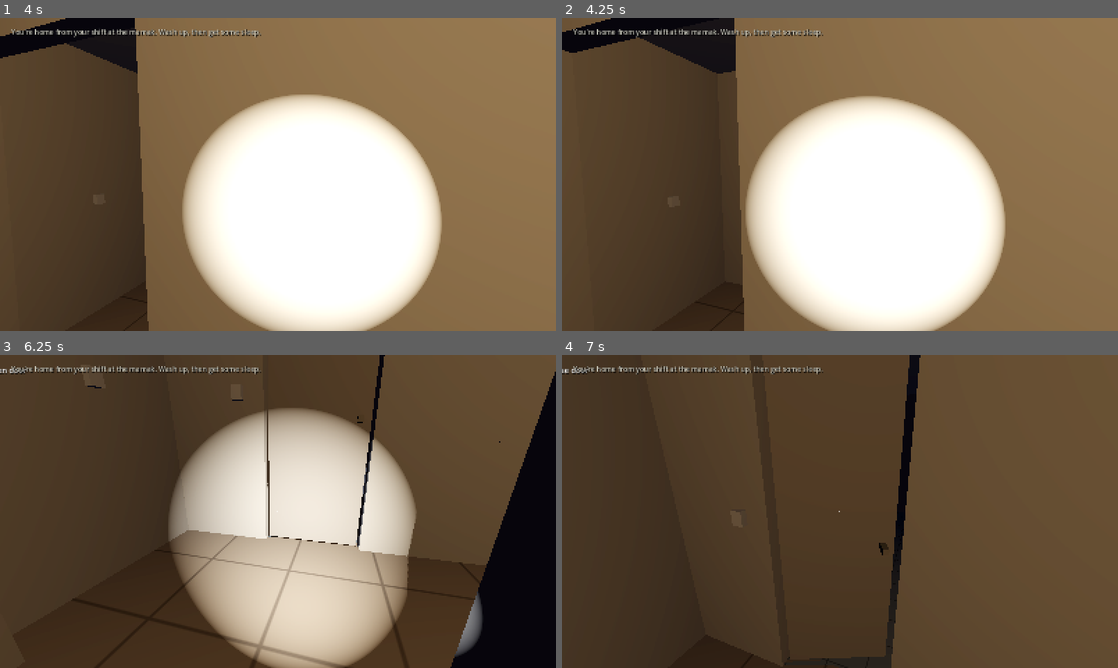
Above: before the commit, frames 1-4 (two rows, left to right).
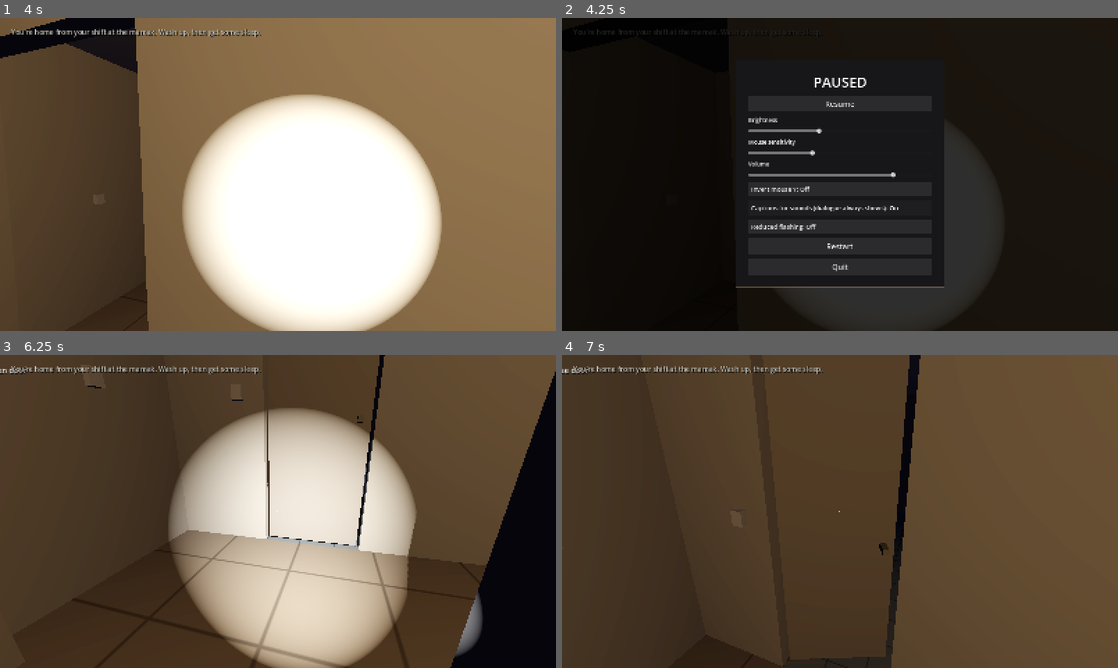
Above: after the commit, the same moments.

Repository: chengboonrong/the-condo
Game: Godot game, scene res://scenes/main.tscn
The game is run twice, just before and just after one commit, with the same random seed, the same clock (stepped at 60 frames per second) and the same inputs.
Inputs (mouse positions are in pixels of both pictures, inside the frame that each line leads up to):
- Up to frame 1 (4 s): tap Enter at 0.5 s; move the mouse to (400, 158) at 0.52 s; hold D (move_right) 0.53-1.28 s; hold E (interact) 0.53-1.28 s; click (400, 158) at 0.67 s; move the mouse to (250, 174) at 1.27 s; hold W (move_forward) from 1.28 s (still down); tap C (crouch) at 1.35 s; click (250, 174) at 1.42 s; tap E (interact) at 1.55, 2.3, 2.85, 3.8 s; move the mouse to (289, 168) at 2.02 s; hold F (flashlight) 2.03-2.78 s; click (289, 168) at 2.17 s; move the mouse to (272, 180) at 2.77 s; click (272, 180) at 2.92 s; move the mouse to (316, 177) at 3.52 s; hold Shift (sprint) from 3.53 s (still down); click (316, 177) at 3.67 s
- Up to frame 2 (4.25 s): keep holding W (move_forward); keep holding Shift (sprint); tap Escape (pause) at 4.15 s
- Up to frame 3 (6.25 s): release W (move_forward) at 4.25 s; release Shift (sprint) at 4.25 s; click (278, 439) at 4.25 s, where only the run after the commit has a clickable "Resume"; tap Space at 5 s; move the mouse to (233, 508) at 5.02 s; hold W (move_forward) from 5.03 s (still down); tap E (interact) at 5.1, 6.05 s; click (233, 508) at 5.17 s; move the mouse to (283, 511) at 5.77 s; hold C (crouch) from 5.78 s (still down); click (283, 511) at 5.92 s
- Up to frame 4 (7 s): move the mouse to (817, 505) at 6.52 s; release W (move_forward) at 6.53 s; release C (crouch) at 6.53 s; hold D (move_right) from 6.53 s (still down); tap F (flashlight) at 6.6 s; click (817, 505) at 6.67 s; tap E (interact) at 6.8 s

Frame 1 is identical in both runs. In frame 2, 97% of the frame differs, in the area x 0-100%, y 0-100%; in frame 3, 0.2%; in frame 4, less than 0.1%.

Commit message:
feat(ui): pause menu with the settings
Esc, a lost pointer lock (web) or losing window focus pauses the whole tree and
shows resume, brightness, mouse sensitivity, volume, invert Y, sound captions,
reduced flashing, restart and quit (not on the web). Options say their state in
words. Tests run on default settings in their own file, never the player's.

Co-Authored-By: Claude Opus 5.5 <noreply@anthropic.com>

Diff:
--- a/scripts/core/settings.gd
+++ b/scripts/core/settings.gd
@@ -14,11 +14,12 @@
 }
 
 var values: Dictionary = DEFAULTS.duplicate()
+var path := PATH  # the test runner points this elsewhere
 
 
 func _ready() -> void:
 	var cfg := ConfigFile.new()
-	if cfg.load(PATH) == OK:
+	if cfg.load(path) == OK:
 		for key: String in DEFAULTS:
 			values[key] = cfg.get_value("settings", key, DEFAULTS[key])
 	_apply_volume()
@@ -35,7 +36,7 @@
 	var cfg := ConfigFile.new()
 	for k: String in values:
 		cfg.set_value("settings", k, values[k])
-	cfg.save(PATH)
+	cfg.save(path)
 
 
 func _apply_volume() -> void:
--- a/scripts/main.gd
+++ b/scripts/main.gd
@@ -10,6 +10,8 @@
 var builder: ApartmentBuilder
 var audio: AudioDirector
 var runtime: HorrorRuntime
+var pause: PauseMenu
+var _had_capture := false
 
 
 func _ready() -> void:
@@ -34,6 +36,9 @@
 	var overlay := DebugOverlay.new()
 	overlay.runtime = runtime
 	add_child(overlay)
+	pause = PauseMenu.new()
+	pause.name = "PauseMenu"
+	add_child(pause)
 	hud.bind(player)
 	hud.started.connect(_on_started)
 	EventBus.ending_reached.connect(_on_ending)
@@ -41,17 +46,25 @@
 
 func _physics_process(delta: float) -> void:
 	WorldState.set_player_room(ApartmentLayout.room_at(player.global_position, WorldState.variants))
-	# Time stands still on the start card, when paused (Esc or lost pointer lock) and after the ending;
-	# it keeps running while the player reads something.
+	# Time stands still on the start card and after the ending (and the pause menu pauses the whole
+	# tree); it keeps running while the player reads something.
 	if player.input_enabled or hud.is_inspecting():
 		runtime.step(delta)
 
 
 func _process(_delta: float) -> void:
-	# Browsers use Esc to leave pointer lock and Godot never sees the key, so on the web any lost capture
-	# pauses the player the way Esc does on desktop.
-	if OS.has_feature("web") and player.input_enabled and Input.mouse_mode != Input.MOUSE_MODE_CAPTURED and not hud.is_inspecting():
-		player.input_enabled = false
+	# Browsers use Esc to leave pointer lock and Godot never sees the key, so on the web a lost capture
+	# opens the pause menu. Only once capture was actually held: browsers grant it a moment after the click.
+	if Input.mouse_mode == Input.MOUSE_MODE_CAPTURED:
+		_had_capture = true
+	elif _had_capture and player.input_enabled and not pause.is_open():
+		_had_capture = false
+		pause.open()
+
+
+func _notification(what: int) -> void:
+	if what == NOTIFICATION_APPLICATION_FOCUS_OUT and player != null and player.input_enabled and not pause.is_open():
+		pause.open()
 
 
 func _on_started() -> void:
@@ -64,10 +77,9 @@
 
 
 func _unhandled_input(event: InputEvent) -> void:
-	# Esc frees the mouse, a click takes it back. The pause menu replaces this in Phase 6.
-	if event.is_action_pressed("pause") and Input.mouse_mode == Input.MOUSE_MODE_CAPTURED and not hud.is_inspecting():
-		Input.mouse_mode = Input.MOUSE_MODE_VISIBLE
-		player.input_enabled = false
-	elif event is InputEventMouseButton and event.pressed and Input.mouse_mode == Input.MOUSE_MODE_VISIBLE and player.interaction.enabled_input and not hud.is_inspecting() and WorldState.time > 0.1 and WorldState.ending == &"":
-		Input.mouse_mode = Input.MOUSE_MODE_CAPTURED
-		player.input_enabled = true
+	# The HUD sees input first: Esc while reading closes the note instead.
+	if event.is_action_pressed("pause") and player.input_enabled:
+		pause.open()
+		get_viewport().set_input_as_handled()
+	elif event is InputEventMouseButton and event.pressed and player.input_enabled and Input.mouse_mode != Input.MOUSE_MODE_CAPTURED:
+		Input.mouse_mode = Input.MOUSE_MODE_CAPTURED  # in case the browser refused the first request
--- /dev/null
+++ b/scripts/ui/pause_menu.gd
@@ -0,0 +1,127 @@
+class_name PauseMenu
+extends CanvasLayer
+## Esc (or a lost pointer lock on the web, or the window losing focus) pauses the whole tree and shows
+## this menu: resume, the settings, restart, quit. Everything else stops, including the simulation.
+
+signal resumed
+
+var _panel: Control
+var _quit: Button
+
+
+func _ready() -> void:
+	layer = 10
+	process_mode = Node.PROCESS_MODE_ALWAYS
+	_panel = ColorRect.new()
+	(_panel as ColorRect).color = Color(0, 0, 0, 0.82)
+	_panel.set_anchors_preset(Control.PRESET_FULL_RECT)
+	add_child(_panel)
+	var frame := PanelContainer.new()  # same look as the note panel
+	frame.set_anchors_preset(Control.PRESET_CENTER)
+	frame.position = Vector2(-300, -330)
+	var style := StyleBoxFlat.new()
+	style.bg_color = Color(0.09, 0.09, 0.1, 0.97)
+	style.set_content_margin_all(36)
+	style.border_color = Color(0.5, 0.45, 0.35, 0.6)
+	style.set_border_width_all(1)
+	frame.add_theme_stylebox_override("panel", style)
+	_panel.add_child(frame)
+	var box := VBoxContainer.new()
+	box.custom_minimum_size = Vector2(528, 0)
+	box.add_theme_constant_override("separation", 12)
+	frame.add_child(box)
+
+	var title := Label.new()
+	title.text = "PAUSED"
+	title.horizontal_alignment = HORIZONTAL_ALIGNMENT_CENTER
+	title.add_theme_font_size_override("font_size", 40)
+	box.add_child(title)
+	_button(box, "Resume", close)
+	_slider(box, "Brightness", "brightness", 0.5, 1.8, 0.05)
+	_slider(box, "Mouse sensitivity", "mouse_sensitivity", 0.0008, 0.006, 0.0002)
+	_slider(box, "Volume", "master_volume", 0.0, 1.0, 0.05)
+	_check(box, "Invert mouse Y", "invert_y")
+	_check(box, "Captions for sounds (dialogue always shows)", "subtitles")
+	_check(box, "Reduced flashing", "reduced_flashing")
+	_button(box, "Restart", func() -> void:
+		get_tree().paused = false
+		get_tree().reload_current_scene())
+	_quit = _button(box, "Quit", func() -> void: get_tree().quit())
+	_quit.visible = not OS.has_feature("web")  # a browser tab is closed, not quit
+	visible = false
+
+
+func is_open() -> bool:
+	return visible
+
+
+func open() -> void:
+	visible = true
+	get_tree().paused = true
+	Input.mouse_mode = Input.MOUSE_MODE_VISIBLE
+
+
+func close() -> void:
+	visible = false
+	get_tree().paused = false
+	Input.mouse_mode = Input.MOUSE_MODE_CAPTURED  # a click on Resume is the gesture browsers need
+	resumed.emit()
+
+
+func _unhandled_input(event: InputEvent) -> void:
+	if visible and event.is_action_pressed("pause"):
+		close()
+		get_viewport().set_input_as_handled()
+
+
+func _button(parent: Control, text: String, action: Callable) -> Button:
+	var b := Button.new()
+	b.text = text
+	b.add_theme_font_size_override("font_size", 22)
+	_style(b)
+	b.pressed.connect(action)
+	parent.add_child(b)
+	return b
+
+
+func _style(b: Button) -> void:
+	for state: String in ["normal", "hover", "pressed", "focus"]:
+		var st := StyleBoxFlat.new()
+		st.bg_color = {"normal": Color(0.17, 0.17, 0.18), "hover": Color(0.27, 0.25, 0.22), "pressed": Color(0.12, 0.12, 0.13), "focus": Color(0, 0, 0, 0)}[state]
+		st.set_content_margin_all(8)
+		if state == "focus":
+			st.border_color = Color(0.75, 0.65, 0.45)
+			st.set_border_width_all(1)
+		b.add_theme_stylebox_override(state, st)
+
+
+func _slider(parent: Control, text: String, key: String, lo: float, hi: float, step: float) -> HSlider:
+	var label := Label.new()
+	label.text = text
+	parent.add_child(label)
+	var s := HSlider.new()
+	s.name = key
+	s.min_value = lo
+	s.max_value = hi
+	s.step = step
+	s.value = float(Settings.get_value(key))
+	s.value_changed.connect(func(v: float) -> void: Settings.set_value(key, v))
+	parent.add_child(s)
+	return s
+
+
+## A toggle that says its state in words ("Reduced flashing: Off"): clearer than a dim checkbox.
+func _check(parent: Control, text: String, key: String) -> Button:
+	var c := Button.new()
+	c.name = key
+	c.toggle_mode = true
+	c.alignment = HORIZONTAL_ALIGNMENT_LEFT
+	c.add_theme_font_size_override("font_size", 18)
+	_style(c)
+	c.toggled.connect(func(on: bool) -> void:
+		c.text = "%s: %s" % [text, "On" if on else "Off"]
+		Settings.set_value(key, on))
+	c.set_pressed_no_signal(bool(Settings.get_value(key)))
+	c.text = "%s: %s" % [text, "On" if c.button_pressed else "Off"]
+	parent.add_child(c)
+	return c
--- /dev/null
+++ b/tests/integration/test_pause_menu.gd
@@ -0,0 +1,76 @@
+extends TestCase
+## Phase 6: Esc pauses everything and opens the settings; the settings change the game and persist.
+
+
+func _main() -> Node3D:
+	var main: Node3D = load("res://scenes/main.tscn").instantiate()
+	tree.root.add_child(main)
+	await tree.physics_frame
+	var click := InputEventMouseButton.new()  # past the start card, as a player would
+	click.button_index = MOUSE_BUTTON_LEFT
+	click.pressed = true
+	click.position = Vector2(800, 450)
+	tree.root.push_input(click, true)
+	await tree.physics_frame
+	await tree.physics_frame
+	return main
+
+
+func _frames(n: int) -> void:
+	for i in n:
+		await tree.physics_frame
+
+
+func _press_pause() -> void:
+	var ev := InputEventAction.new()
+	ev.action = &"pause"
+	ev.pressed = true
+	tree.root.push_input(ev)
+	await tree.process_frame
+
+
+func test_esc_pauses_everything_and_resumes() -> bool:
+	var main := await _main()
+	var menu: PauseMenu = main.pause
+	await _press_pause()
+	check(menu.is_open(), "Esc opens the pause menu")
+	check(tree.paused, "and pauses the tree")
+	var t := WorldState.time
+	await _frames(30)
+	eq(WorldState.time, t, "no simulation time passes")
+	await _press_pause()
+	check(not menu.is_open() and not tree.paused, "Esc again resumes")
+	await _frames(10)
+	check(WorldState.time > t, "and time runs again")
+	main.queue_free()
+	return true
+
+
+func test_esc_while_reading_closes_the_note_not_the_game() -> bool:
+	var main := await _main()
+	main.hud.show_inspect("Note", "Text")
+	await _press_pause()
+	check(not main.hud.is_inspecting(), "Esc closes the note")
+	check(not main.pause.is_open(), "without opening the menu")
+	main.queue_free()
+	return true
+
+
+func test_settings_change_the_game_and_persist() -> bool:
+	var main := await _main()
+	var menu: PauseMenu = main.pause
+	menu.open()
+	var brightness: HSlider = menu.find_child("brightness", true, false)
+	brightness.value = 1.4
+	near(main.builder.environment.tonemap_exposure, 1.4, 0.001, "brightness sets the exposure")
+	var flashing: Button = menu.find_child("reduced_flashing", true, false)
+	flashing.button_pressed = true
+	eq(Settings.get_value("reduced_flashing"), true, "reduced flashing is on")
+	eq(flashing.text, "Reduced flashing: On", "and the menu says so")
+	var cfg := ConfigFile.new()
+	eq(cfg.load(Settings.path), OK, "settings are saved")
+	eq(cfg.get_value("settings", "brightness"), 1.4, "with the new brightness")
+	check(Settings.path != Settings.PATH, "(to the test file, not the player's)")
+	menu.close()
+	main.queue_free()
+	return true
--- a/tests/run_tests.gd
+++ b/tests/run_tests.gd
@@ -36,8 +36,11 @@
 		if n.begins_with("test_") and (filter == "" or (path + ":" + n).contains(filter)):
 			names.append(n)
 	probe = null
+	var settings := root.get_node("Settings")
+	settings.path = "user://test_settings.cfg"  # never the player's own settings
 	for n in names:
 		root.get_node("WorldState").reset()
+		settings.values = settings.DEFAULTS.duplicate()
 		var t: TestCase = script.new()
 		t.tree = self
 		var before := root.get_children()
Not shown, added: scripts/ui/pause_menu.gd.uid
Not shown, added: tests/integration/test_pause_menu.gd.uid
Not shown, changed: docs/test-plan.md
